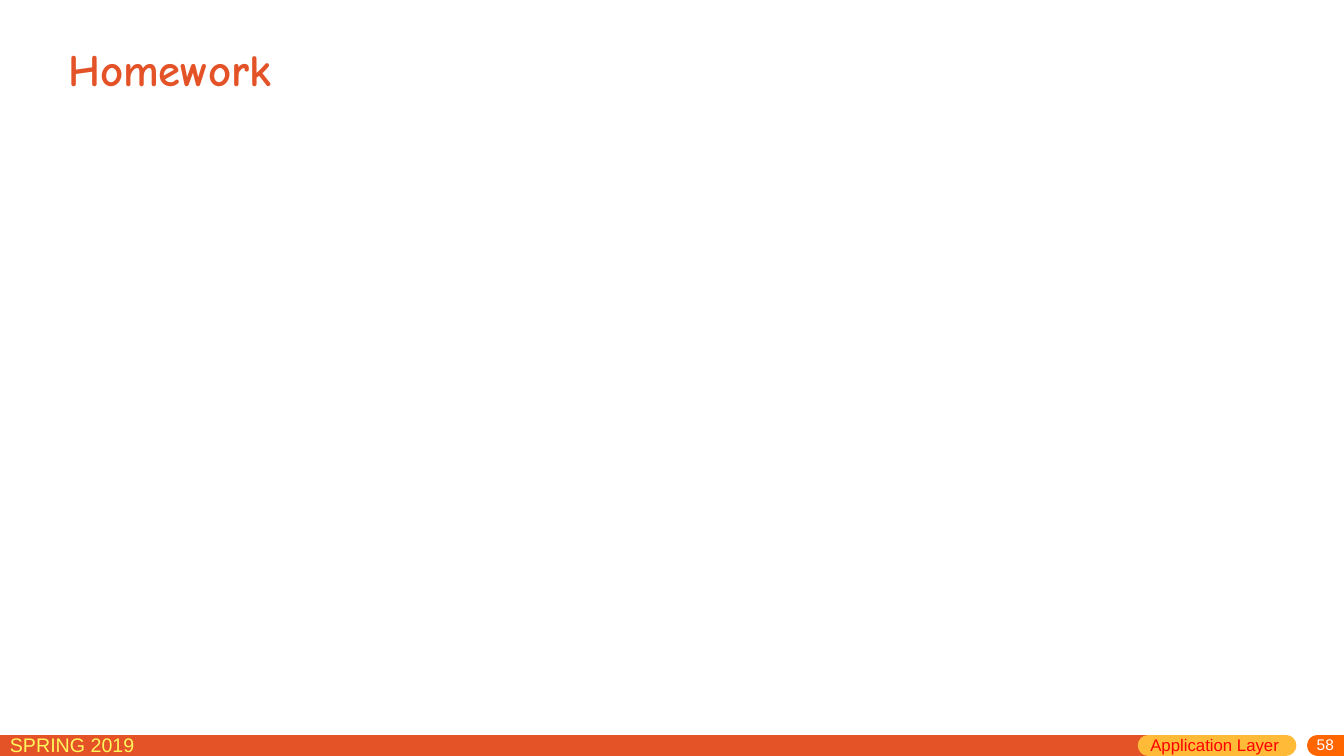
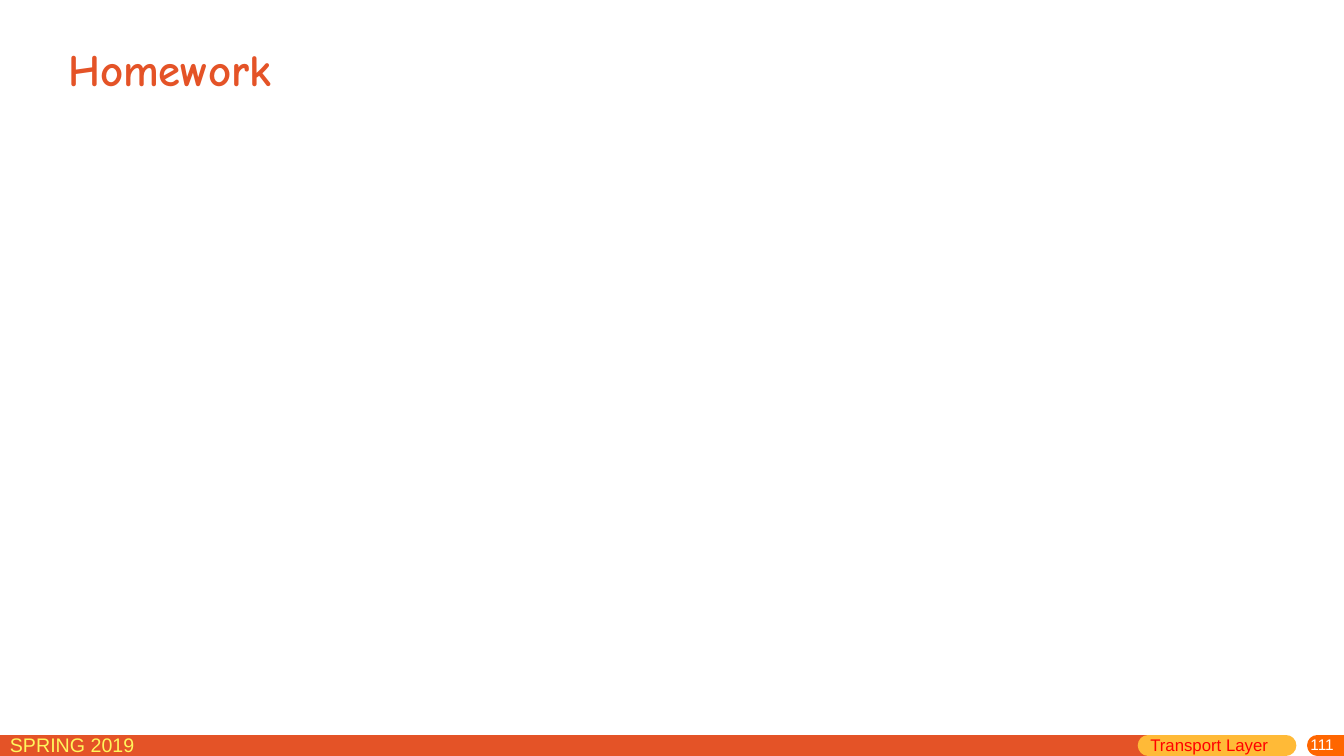
Before and after one commit to jichenghu/PPT_networkDistributed, a slide deck: slide 111 of chapter3.pptx (slide 58 before the commit). Drawn at 1344x756 pixels with LibreOffice and Linux fonts; fonts in the diff are those of the drawing. Boxes give left, top, right and bottom in pixels: in the first picture for what was removed or moved away, otherwise in the second. Text is boxed around its words. In the diff, an @@ line names an element or a change of style, - is before the commit and + after.

```diff
--- a/chapter3.pptx
+++ b/chapter3.pptx
@@ text at box(1150, 739, 1268, 755): text changed @@
-Application Layer
+Transport Layer
@@ page number at box(1310, 737, 1333, 750): text changed @@
-58
+111
```
Also in this commit, not shown: 14 other slides changed, 53 slides added.
